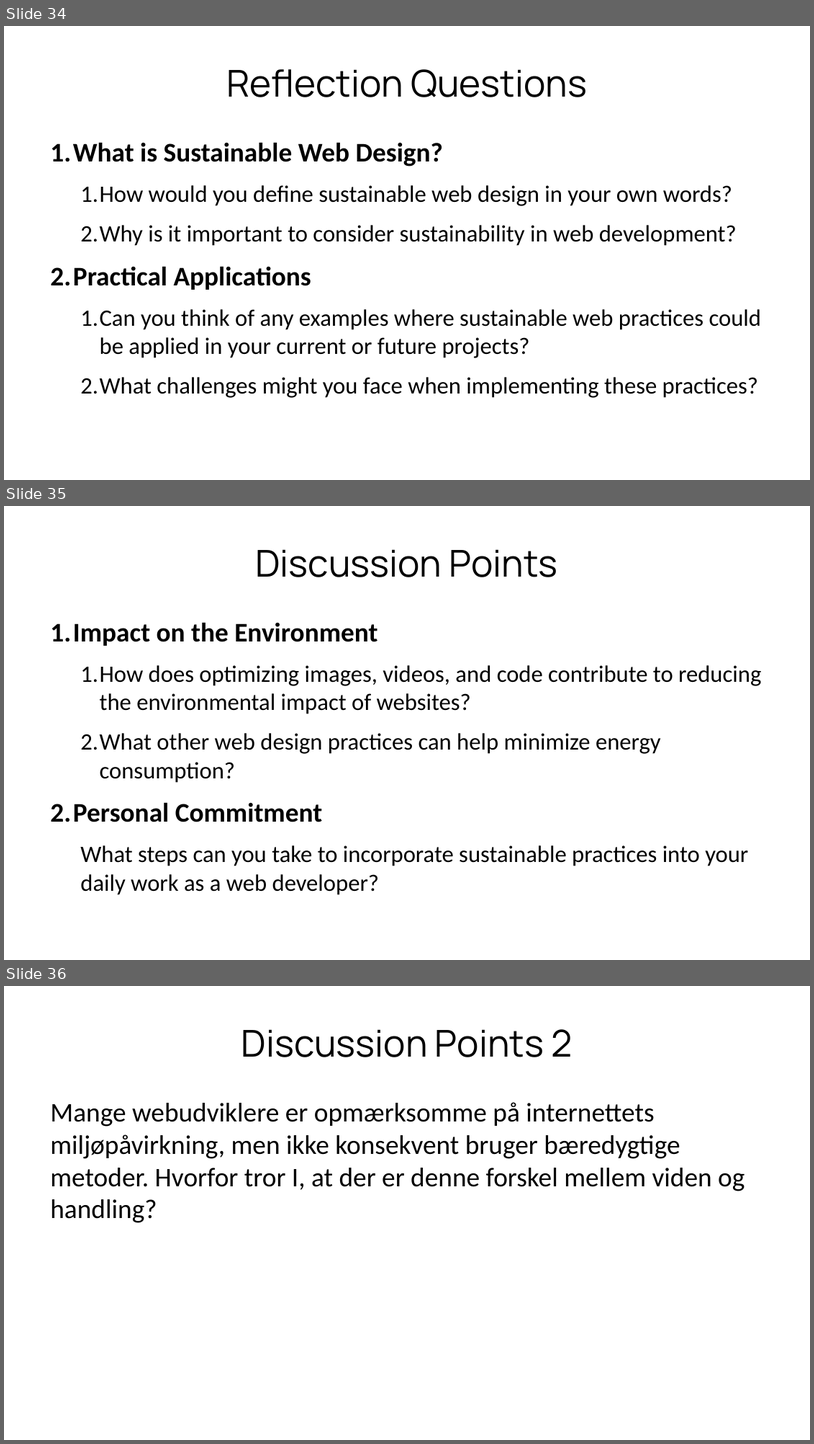
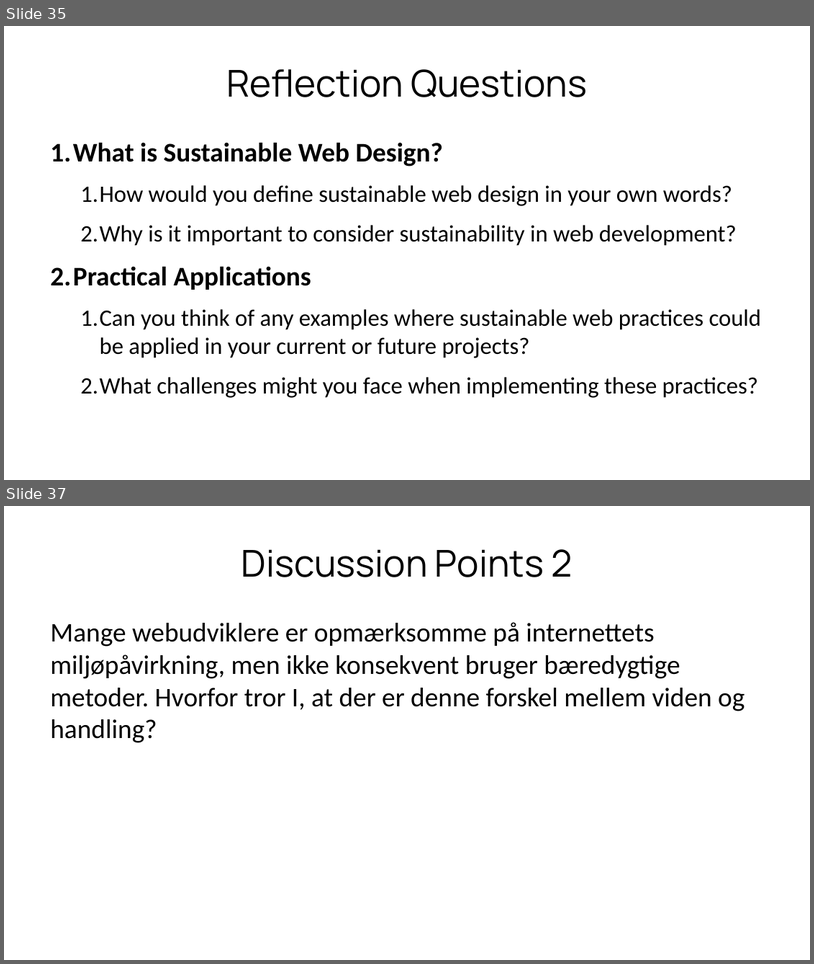
Before and after one commit to xbibogo/MMD24, a slide deck: semester2 PPT/Sustainable_Web_Presentation_Updated.pptx. Shown one above the other, each under a label of ours: slides 34, 35 and 36 before the commit, slides 35 and 37 after it; the slides between them are not shown. The pictures are 814x1444 and 814x964 pixels, drawn with LibreOffice and Linux fonts; fonts in the diff are those of the drawing. Boxes give left, top, right and bottom in pixels: in the first picture for what was removed or moved away, otherwise in the second. Text is boxed around its words. In the diff, an @@ line names an element or a change of style, - is before the commit and + after.

```diff
--- a/semester2 PPT/Sustainable_Web_Presentation_Updated.pptx
+++ b/semester2 PPT/Sustainable_Web_Presentation_Updated.pptx
@@ slide 35 removed at [4,506,810,960], background #FFFFFF @@
@@ title removed at [256,549,558,577] @@
-Discussion Points
@@ text removed at [50,622,761,895] @@
-1. Impact on the Environment
-  1. How does optimizing images, videos, and code contribute to reducing the environmental impact of websites?
-  2. What other web design practices can help minimize energy consumption?
-2. Personal Commitment
-  What steps can you take to incorporate sustainable practices into your daily work as a web developer?
@@ what was slide 34 is now slide 35 @@
@@ what was slide 36 is now slide 37 @@
```
Also in this commit, not shown: 1 slide changed, 2 slides added, 10 other files.
